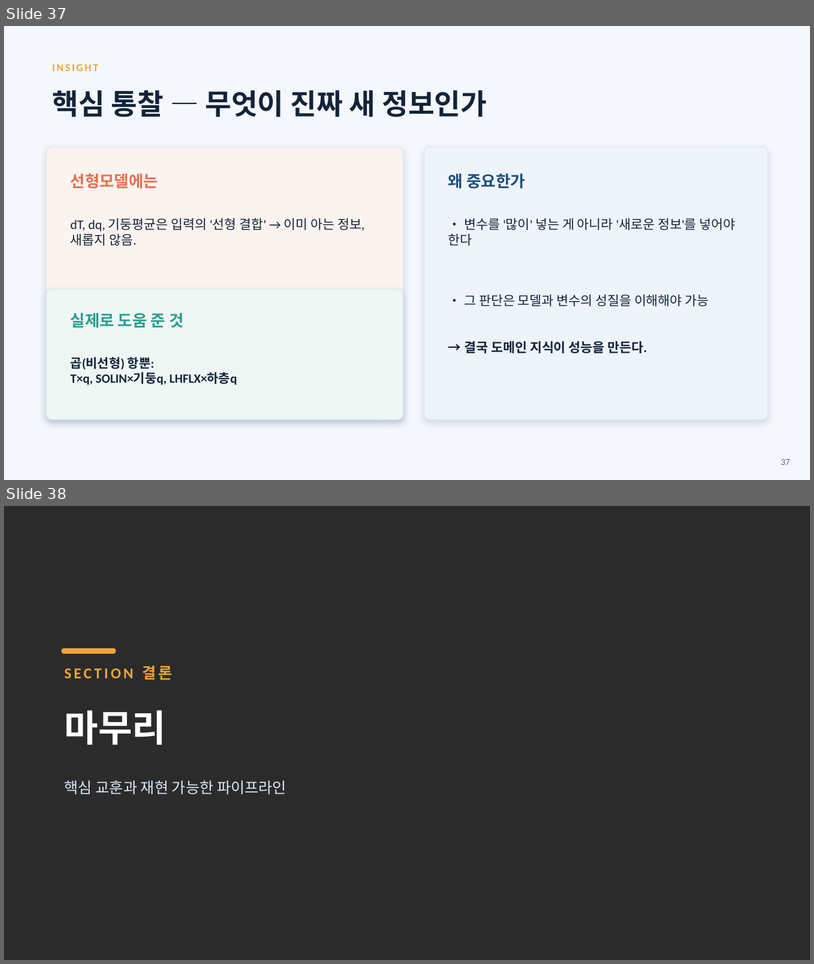
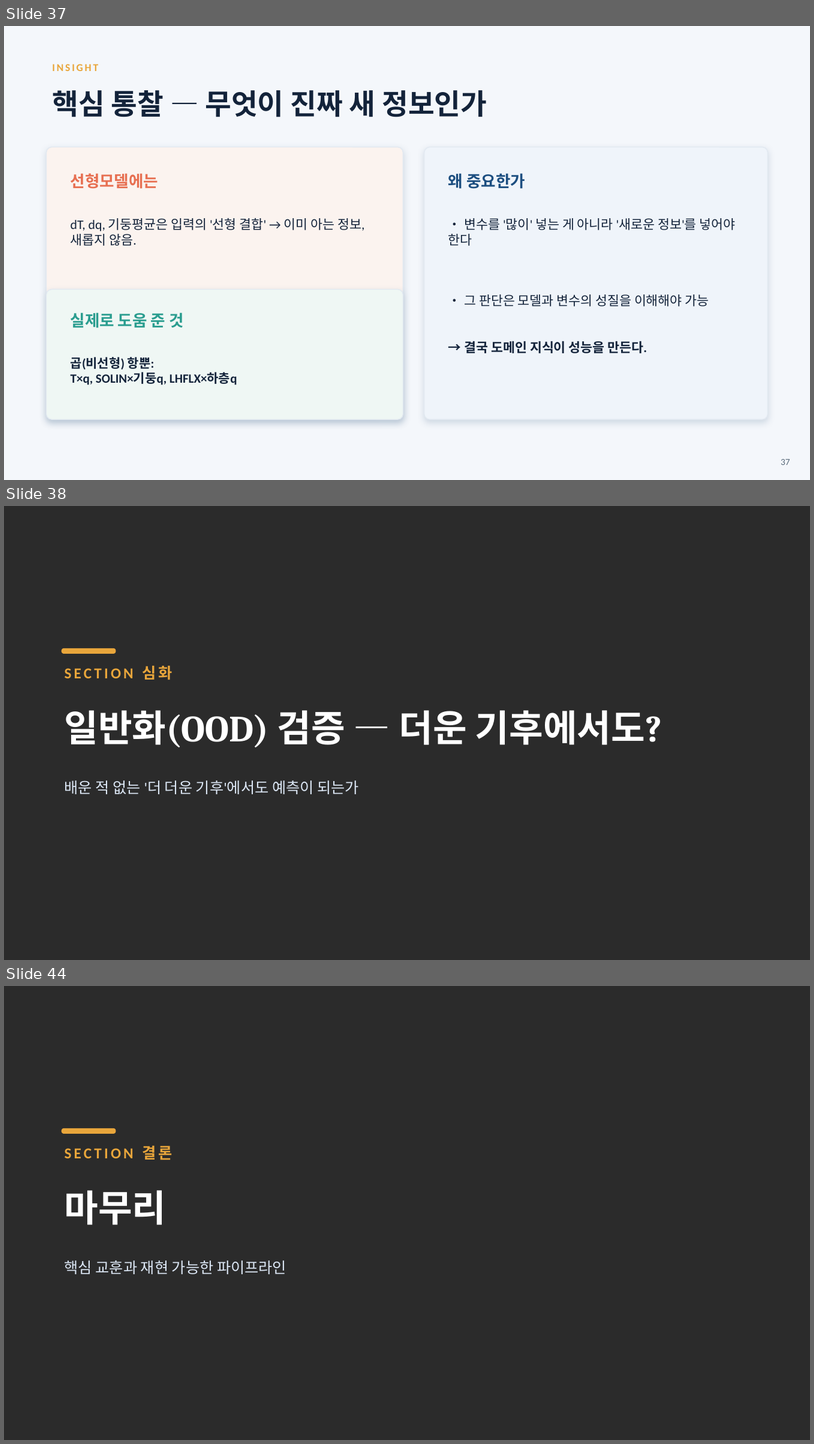
Before and after one commit to ohmycoding1/climsim, a slide deck: presentations/ClimSim_전처리분석.pptx. Shown one above the other, each under a label of ours: slides 37 and 38 before the commit, slides 37, 38 and 44 after it; the slides between them are not shown. The pictures are 814x964 and 814x1444 pixels, drawn with LibreOffice and Linux fonts; fonts in the diff are those of the drawing; background and template pictures are left out; a plain dark background stands for a picture behind light text. Boxes give left, top, right and bottom in pixels: in the first picture for what was removed or moved away, otherwise in the second. Text is boxed around its words. In the diff, an @@ line names an element or a change of style, - is before the commit and + after.

```diff
--- a/presentations/ClimSim_전처리분석.pptx
+++ b/presentations/ClimSim_전처리분석.pptx
@@ slide 38 added at (x1=4, y1=506, x2=810, y2=960), background picture (left out) @@
@@ rounded rectangle added at (x1=62, y1=648, x2=116, y2=654), fill #E9A63B @@
@@ text added at (x1=65, y1=666, x2=173, y2=680), 18 pt, text #E9A63B, bold @@
+SECTION 심화
@@ text added at (x1=65, y1=710, x2=663, y2=747), 44 pt, text #FFFFFF, bold @@
+일반화(OOD) 검증 — 더운 기후에서도?
@@ text added at (x1=65, y1=780, x2=359, y2=794), 18 pt, text #DCE7F5 @@
+배운 적 없는 '더 더운 기후'에서도 예측이 되는가
@@ what was slide 38 is now slide 44 @@
```
Also in this commit, not shown: 2 slides changed, 5 other slides added.
